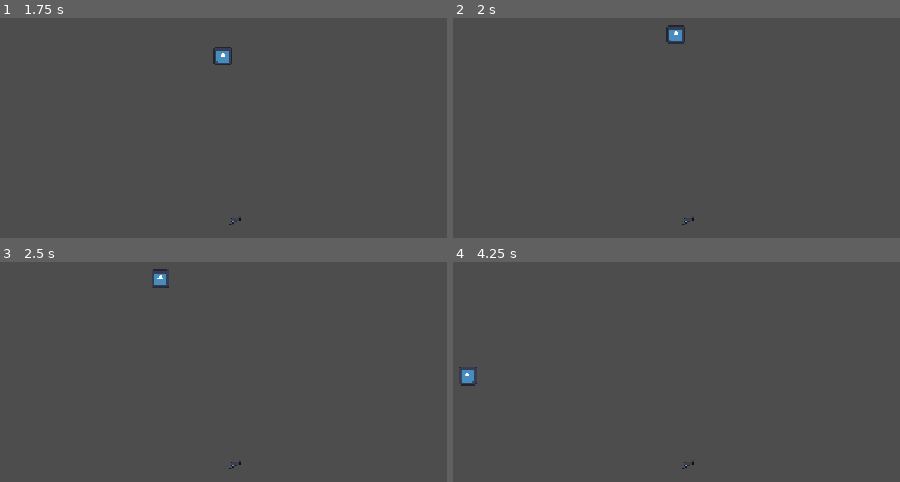
Above: before the commit, frames 1-4 (two rows, left to right).
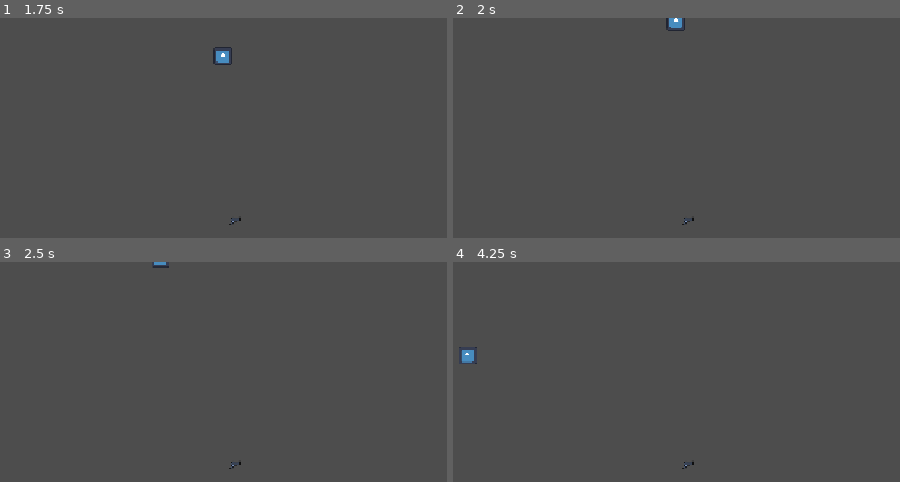
Above: after the commit, the same moments.

Repository: 10142005-stack/godothaven
Game: Godot game, scene res://game.tscn
The game is run twice, just before and just after one commit, with the same random seed, the same clock (stepped at 60 frames per second) and the same inputs. The engine's default icon, where the game draws it, is replaced by a stand-in: a white triangle on a blue panel in a dark square.
Inputs:
- Up to frame 1 (1.75 s): tap Enter at 0.5 s; hold Up (ui_up) from 0.53 s (still down)
- Up to frame 2 (2 s): keep holding Up (ui_up)
- Up to frame 3 (2.5 s): release Up (ui_up) at 2.03 s; hold Left (ui_left) from 2.03 s (still down)
- Up to frame 4 (4.25 s): release Left (ui_left) at 3.53 s; hold Down (ui_down) from 3.53 s (still down)

Frame 1 is identical in both runs. In frame 2, 0.4% of the frame differs, in the area x 47-52%, y 0-12%; in frame 3, 0.3%; in frame 4, 0.4%.

Commit message:
initial

Diff:
--- a/game.tscn
+++ b/game.tscn
@@ -17,6 +17,7 @@
 [sub_resource type="SpriteFrames" id="SpriteFrames_gww6i"]
 
 [sub_resource type="CircleShape2D" id="CircleShape2D_qswpt"]
+radius = 3.0
 
 [sub_resource type="RectangleShape2D" id="RectangleShape2D_unpas"]
 size = Vector2(20, 14)
@@ -51,16 +52,18 @@
 position = Vector2(-4.5, 352.5)
 shape = SubResource("RectangleShape2D_qswpt")
 
-[node name="Player" type="CharacterBody2D" parent="." unique_id=1387210572]
+[node name="Player" type="CharacterBody2D" parent="." unique_id=1387210572 groups=["player"]]
 position = Vector2(4860, -1192)
 script = ExtResource("1_e2o6t")
 
-[node name="PlayerTexture" type="Sprite2D" parent="Player" unique_id=1902238351]
+[node name="PlayerTexture" type="Sprite2D" parent="Player" unique_id=1902238351 groups=["player"]]
 position = Vector2(-4202, 1487)
 scale = Vector2(0.2, 0.20312464)
 texture = ExtResource("2_feb5d")
 
-[node name="CollisionShape2D" type="CollisionShape2D" parent="Player" unique_id=1316087253]
+[node name="PickupRange" type="Area2D" parent="Player" unique_id=1037439283 groups=["player"]]
+
+[node name="CollisionShape2D" type="CollisionShape2D" parent="Player/PickupRange" unique_id=1316087253 groups=["player"]]
 position = Vector2(-4202, 1487)
 shape = SubResource("CapsuleShape2D_gww6i")
 
@@ -71,15 +74,19 @@
 sprite_frames = SubResource("SpriteFrames_gww6i")
 
 [node name="CollisionShape2D" type="CollisionShape2D" parent="SlimeEnemy" unique_id=716452260]
-position = Vector2(91, 60)
+position = Vector2(37, 13)
 shape = SubResource("CircleShape2D_qswpt")
 
-[node name="Weapon" type="Area2D" parent="." unique_id=1906386646]
+[node name="Weapon" type="Area2D" parent="." unique_id=1906386646 groups=["weapon"]]
 position = Vector2(673, 296)
 
-[node name="WeaponModel" type="Sprite2D" parent="Weapon" unique_id=34821468]
+[node name="Area2D" type="Area2D" parent="Weapon" unique_id=1032084660]
+
+[node name="WeaponModel" type="Sprite2D" parent="Weapon/Area2D" unique_id=34821468 groups=["weapon"]]
 texture = ExtResource("3_feb5d")
 
-[node name="WeapHitbox" type="CollisionShape2D" parent="Weapon" unique_id=52139642]
-position = Vector2(3, -3)
+[node name="WeapHitbox" type="CollisionShape2D" parent="Weapon/Area2D" unique_id=52139642 groups=["weapon"]]
+position = Vector2(0, -4)
 shape = SubResource("RectangleShape2D_unpas")
+
+[connection signal="area_entered" from="Weapon" to="Player" method="_on_weapon_area_entered"]
--- a/player.gd
+++ b/player.gd
@@ -4,3 +4,8 @@
 	var input_direction = Input.get_vector("ui_left", "ui_right", "ui_up", "ui_down")
 	velocity = input_direction * 200
 	move_and_slide()
+
+func _on_weapon_area_entered(area):
+	if area.is_in_group("Player") and not $Weapon.visible:
+		area.queue_free()
+		%Weapon.visible = true
--- a/project.godot
+++ b/project.godot
@@ -20,6 +20,10 @@
 window/stretch/mode="canvas_items"
 window/stretch/aspect="expand"
 
+[global_group]
+
+weapon=""
+
 [physics]
 
 3d/physics_engine="Jolt Physics"
Renamed: dfd19fd-b2b03c22-4d0e-47a3-ba82-341fdd386db6 (7).png -> Sprites/dfd19fd-b2b03c22-4d0e-47a3-ba82-341fdd386db6 (7).png
Not shown, changed: Sprites/dfd19fd-b2b03c22-4d0e-47a3-ba82-341fdd386db6 (7).png.import
Renamed: dfd19fd-b2b03c22-4d0e-47a3-ba82-341fdd386db6 (8).png -> Sprites/dfd19fd-b2b03c22-4d0e-47a3-ba82-341fdd386db6 (8).png
Not shown, changed: Sprites/dfd19fd-b2b03c22-4d0e-47a3-ba82-341fdd386db6 (8).png.import
